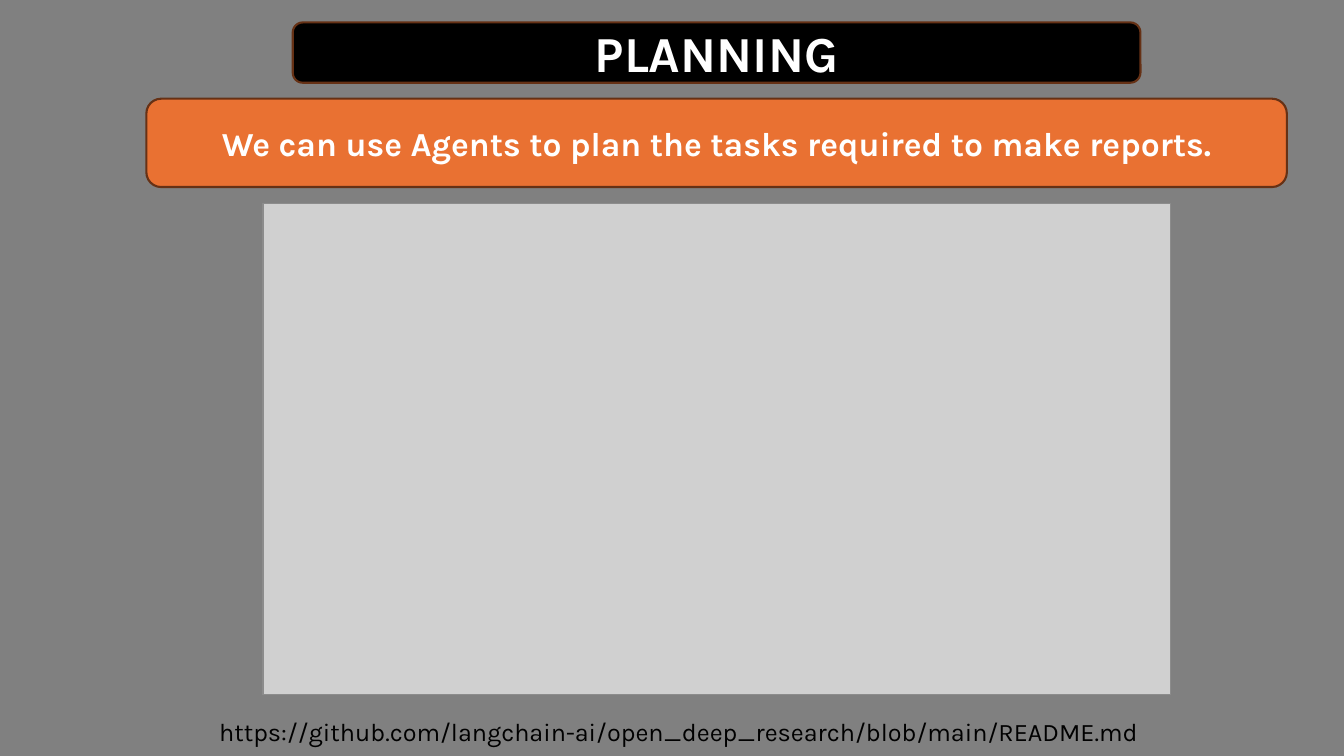
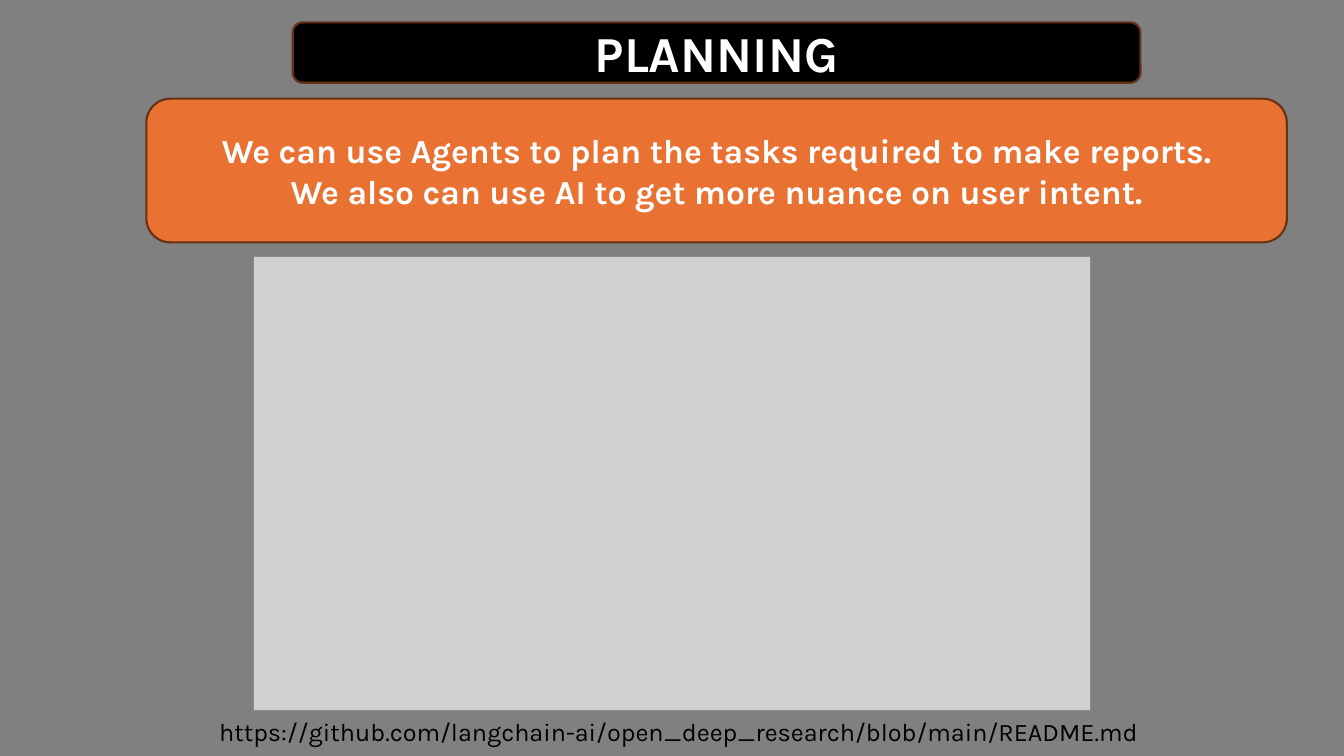
Before and after one commit to Python-Test-Engineer/AI-KB-BOOK, a slide deck: slide 6 of ai-agents.pptx. Drawn at 1344x756 pixels with LibreOffice and Linux fonts; fonts in the diff are those of the drawing; grey boxes stand for pictures. Boxes give left, top, right and bottom in pixels: in the first picture for what was removed or moved away, otherwise in the second. Text is boxed around its words. In the diff, an @@ line names an element or a change of style, - is before the commit and + after.

```diff
--- a/ai-agents.pptx
+++ b/ai-agents.pptx
@@ rounded rectangle "We can use Agents to ..." resized from (x1=146, y1=99, x2=1287, y2=188) to (x1=146, y1=99, x2=1287, y2=243) @@
@@ text in rounded rectangle at (x1=291, y1=180, x2=1142, y2=212): paragraph added @@
+We also can use AI to get more nuance on user intent.
@@ picture resized from (x1=263, y1=203, x2=1171, y2=695) to (x1=253, y1=257, x2=1091, y2=712) @@
```
Also in this commit, not shown: 8 other files.
